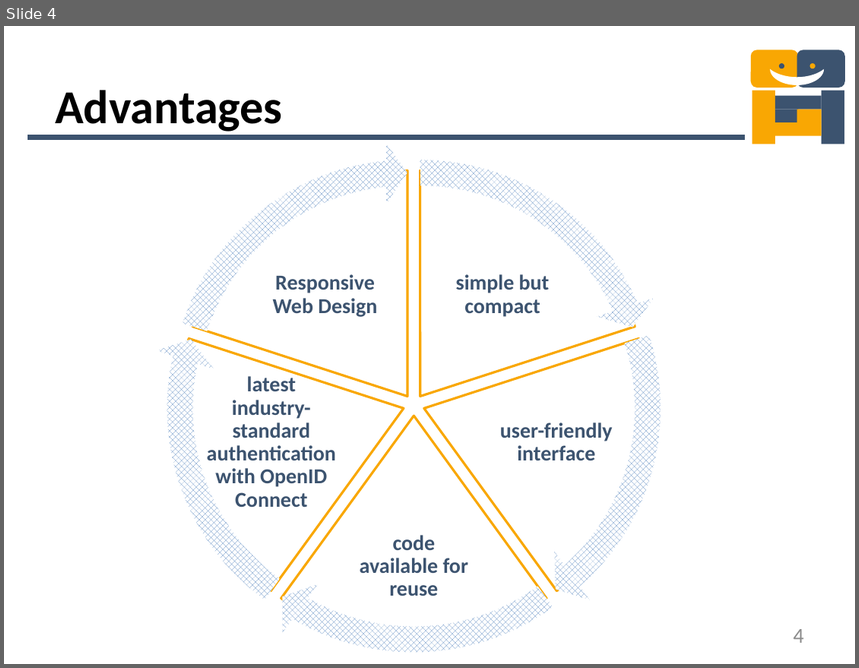
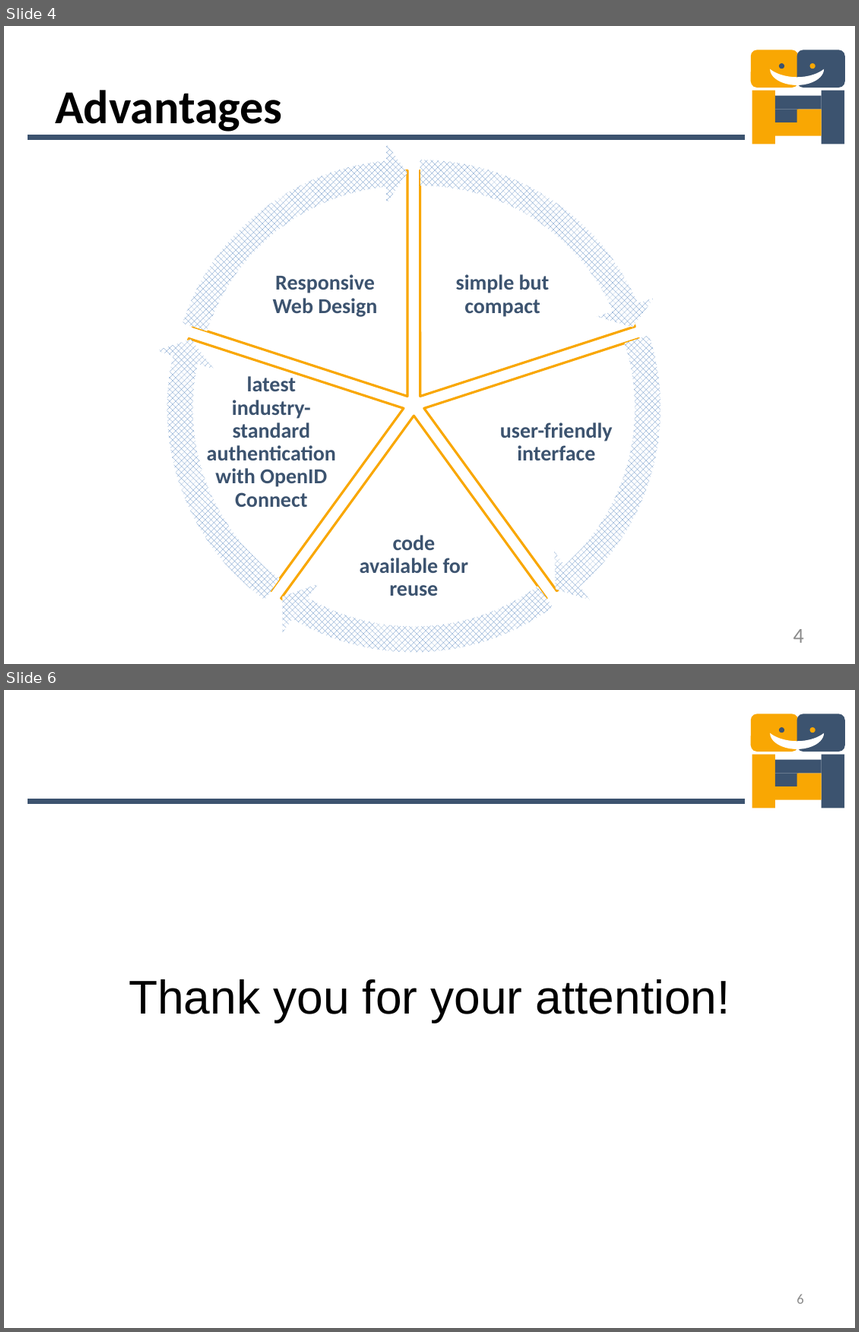
Before and after one commit to mdger/UGNM_Instantmessaging, a slide deck: UGNM_Instantmessaging/doc/PresentationIM.pptx. Shown one above the other, each under a label of ours: slide 4 before the commit, slides 4 and 6 after it; the slides between them are not shown. The pictures are 859x668 and 859x1332 pixels, drawn with LibreOffice and Linux fonts; fonts in the diff are those of the drawing. Boxes give left, top, right and bottom in pixels: in the first picture for what was removed or moved away, otherwise in the second. Text is boxed around its words. In the diff, an @@ line names an element or a change of style, - is before the commit and + after.

```diff
--- a/UGNM_Instantmessaging/doc/PresentationIM.pptx
+++ b/UGNM_Instantmessaging/doc/PresentationIM.pptx
@@ slide 6 added at <box>4,690,855,1328</box>, background #FFFFFF; not listed: 12 template elements that a slide beside it also shows @@
@@ text added at <box>129,980,731,1022</box>, 40 pt, text #000000 @@
+Thank you for your attention!
@@ page number added at <box>797,1294,804,1304</box>, 12 pt, text #8C8C8C @@
+6
```
Also in this commit, not shown: 3 slides changed, 4 other slides added, 1 other file.
